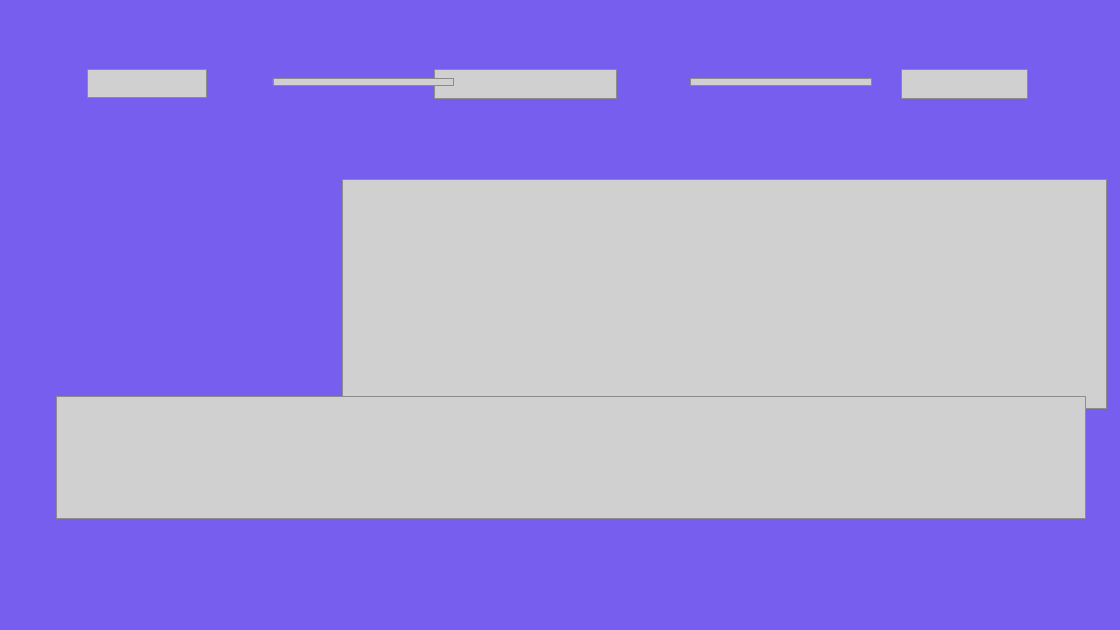
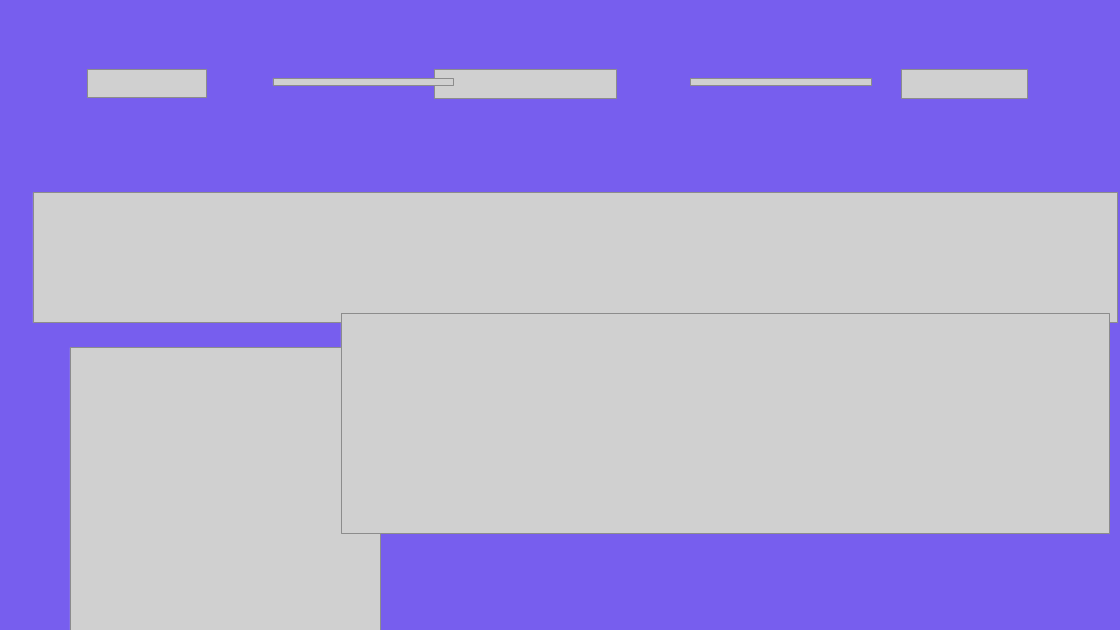
Before and after one commit to pathosgreen/Project07_1, a slide deck: slide 14 of project_07_ppt.pptx. Drawn at 1120x630 pixels with LibreOffice and Linux fonts; fonts in the diff are those of the drawing; grey boxes stand for pictures. Boxes give left, top, right and bottom in pixels: in the first picture for what was removed or moved away, otherwise in the second. Text is boxed around its words. In the diff, an @@ line names an element or a change of style, - is before the commit and + after.

```diff
--- a/project_07_ppt.pptx
+++ b/project_07_ppt.pptx
@@ picture removed at bbox=[343, 179, 1107, 408] @@
@@ picture added at bbox=[33, 193, 1118, 323] @@
@@ picture added at bbox=[341, 314, 1110, 534] @@
@@ picture added at bbox=[70, 348, 380, 630] @@
@@ picture removed at bbox=[56, 397, 1085, 518] @@
```
Also in this commit, not shown: 11 other slides changed, 2 slides added, 2 slides removed, 1 other file.
